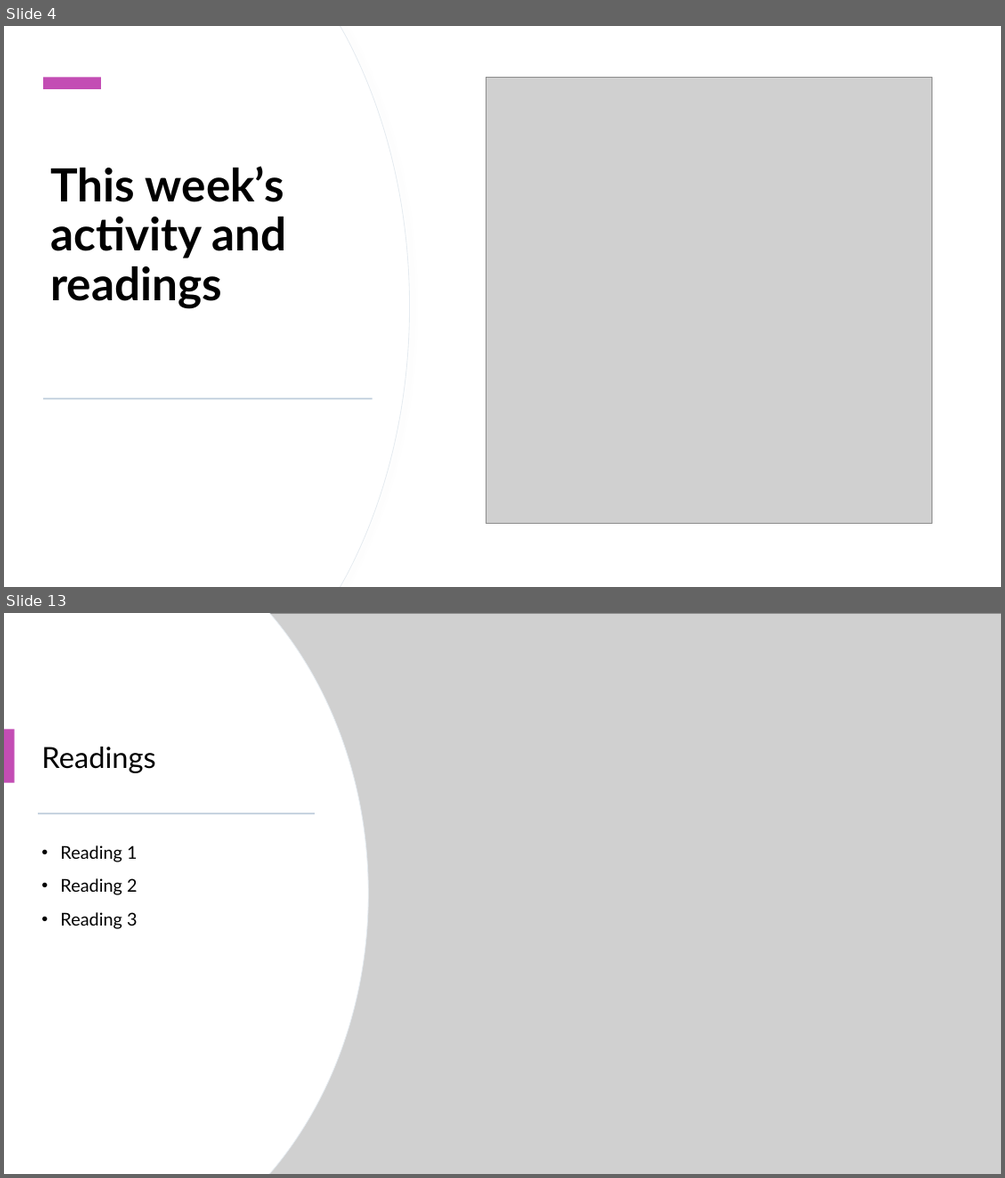
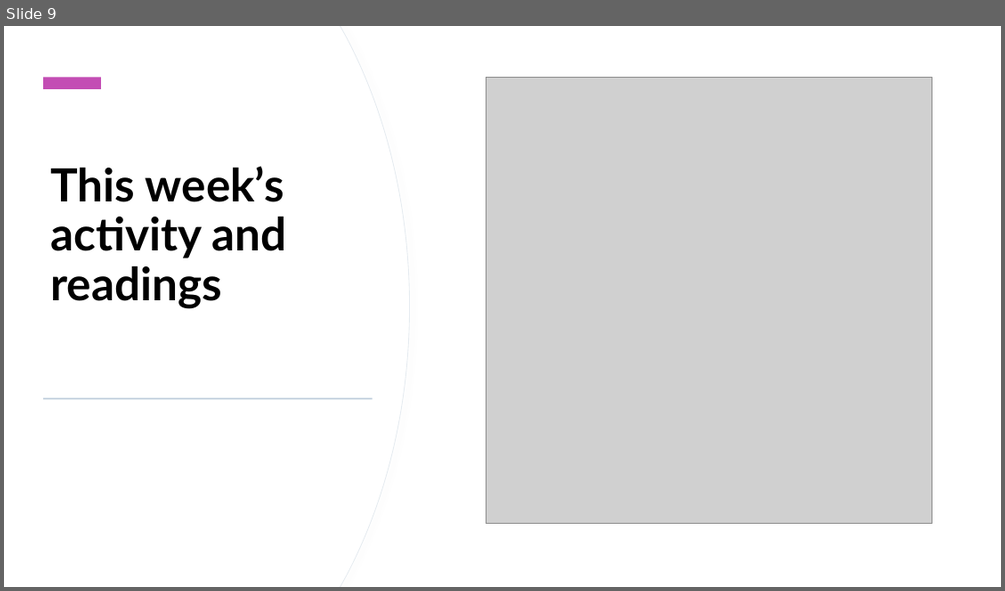
Before and after one commit to StephenCole19/Summer2020, a slide deck: soci2534/midterm/SOCIMidterm.pptx. Shown one above the other, each under a label of ours: slides 4 and 13 before the commit, slide 9 after it; the slides between them are not shown. The pictures are 1005x1178 and 1005x591 pixels, drawn with LibreOffice and Linux fonts; fonts in the diff are those of the drawing; grey boxes stand for pictures. Boxes give left, top, right and bottom in pixels: in the first picture for what was removed or moved away, otherwise in the second. Text is boxed around its words. In the diff, an @@ line names an element or a change of style, - is before the commit and + after.

```diff
--- a/soci2534/midterm/SOCIMidterm.pptx
+++ b/soci2534/midterm/SOCIMidterm.pptx
@@ slide 13 removed at (4, 613, 1001, 1174), background #FFFFFF; not listed: 2 template elements that a slide beside it also shows @@
@@ rectangle removed at (4, 613, 1001, 1174) @@
@@ freeform shape removed at (4, 613, 368, 1174) @@
@@ freeform shape removed at (4, 613, 367, 1174) @@
@@ picture removed at (269, 613, 1001, 1174) @@
@@ rectangle removed at (4, 729, 15, 783) @@
@@ title removed at (41, 747, 155, 773) @@
-Readings
@@ rectangle removed at (38, 812, 315, 814) @@
@@ text removed at (60, 845, 138, 929) @@
-• Reading 1
-• Reading 2
-• Reading 3
@@ what was slide 4 is now slide 9 @@
```
Also in this commit, not shown: 4 slides changed, 7 slides added, 8 other slides removed, 16 other files.
